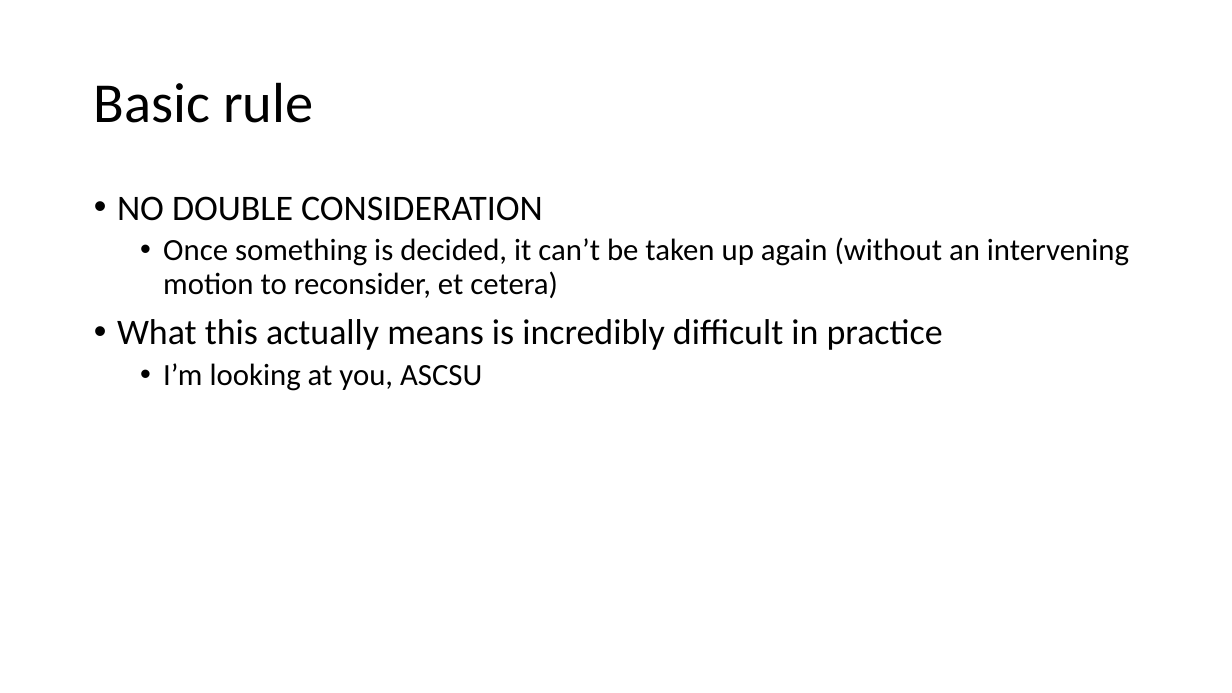
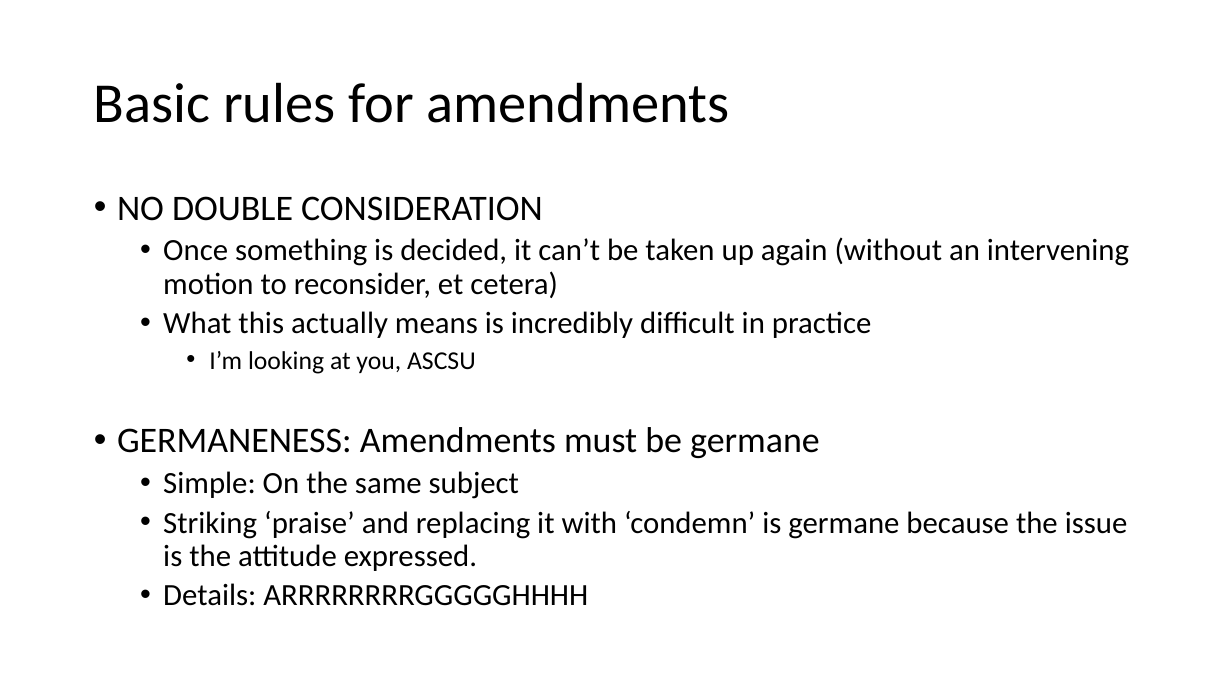
Before and after one commit to AdamSwenson/parliamentary-procedure-explainers, a slide deck: slide 14 of chico-specific/Chico presentation.pptx (slide 22 before the commit). Drawn at 1232x693 pixels with LibreOffice and Linux fonts; fonts in the diff are those of the drawing. Boxes give left, top, right and bottom in pixels: in the first picture for what was removed or moved away, otherwise in the second. Text is boxed around its words. In the diff, an @@ line names an element or a change of style, - is before the commit and + after.

```diff
--- a/chico-specific/Chico presentation.pptx
+++ b/chico-specific/Chico presentation.pptx
@@ title at bbox=[94, 82, 730, 123]: text changed @@
-Basic rule
+Basic rules for amendments
@@ text at bbox=[163, 311, 871, 374]: size 28 to 24 pt in "What this actually means is incredibly difficult ..."; size 24 to 20 pt in "I’m looking at you, ASCSU"; list level 1 to 2 in "What this actually means is ..."; list level 2 to 3 in "I’m looking at you, ASCSU" @@
@@ text at bbox=[117, 427, 1128, 606]: paragraphs added @@
+• GERMANENESS: Amendments must be germane
+  • Simple: On the same subject
+  • Striking ‘praise’ and replacing it with ‘condemn’ is germane because the issue is the attitude expressed.
+  • Details: ARRRRRRRRGGGGGHHHH
```
Also in this commit, not shown: 4 other slides changed, 1 slide added, 3 slides removed, 1 other file.
